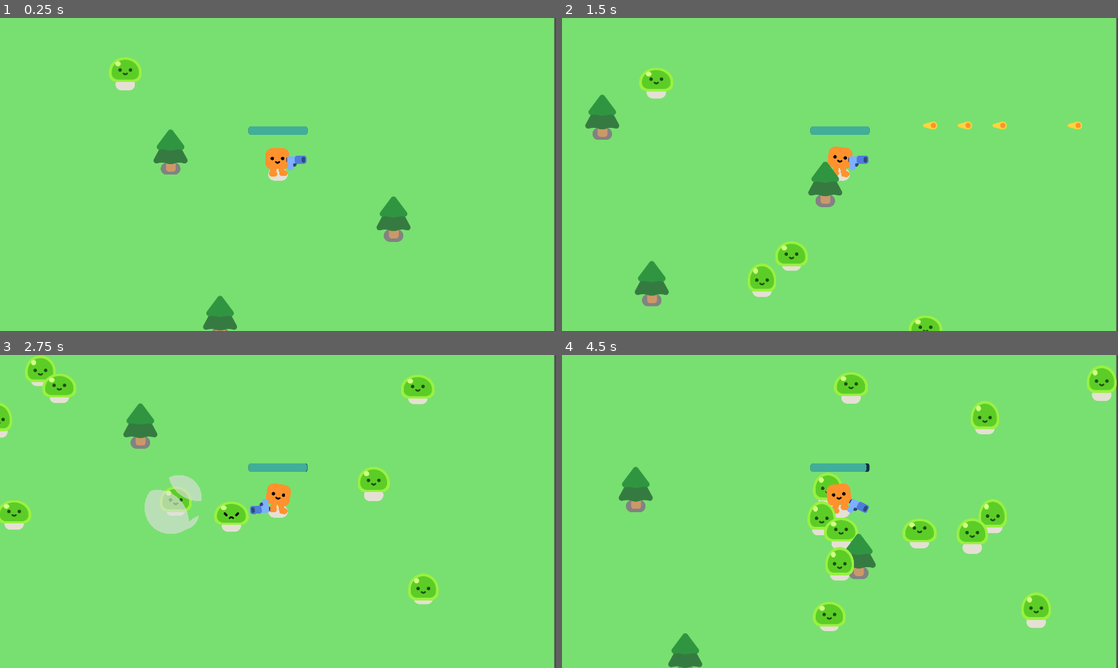
Above: before the commit, frames 1-4 (two rows, left to right).
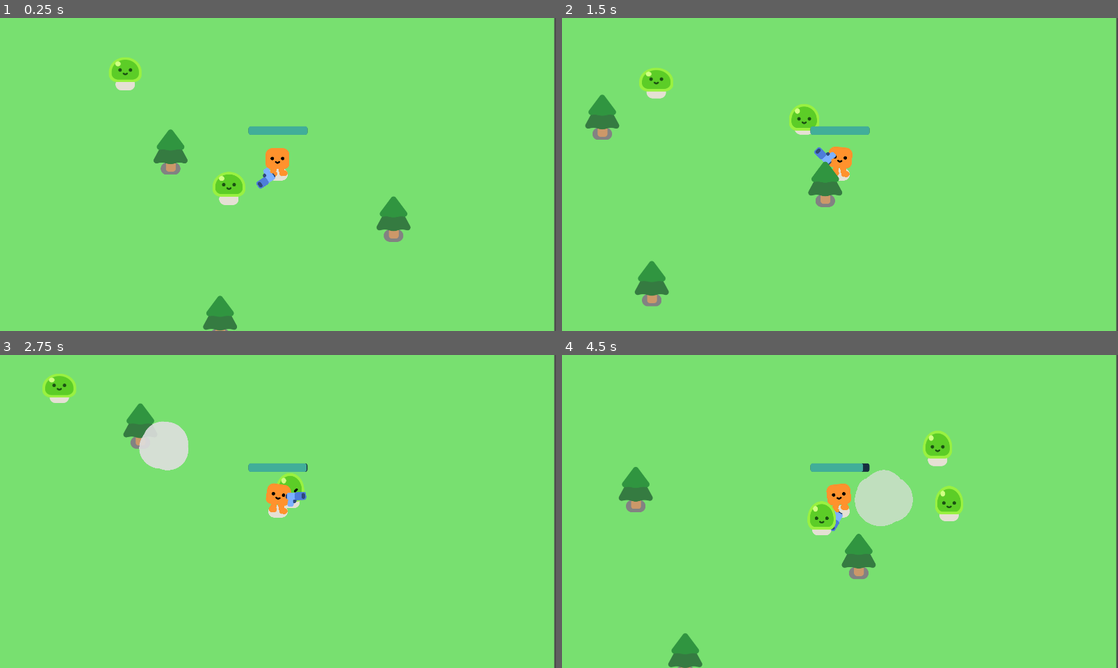
Above: after the commit, the same moments.

Repository: SK1PPR/byog24
Game: Godot game, scene res://survivor_game.tscn
Same seed, same stepped clock (60 frames per second), same inputs: the game is played once before the commit and once after it.
Inputs:
- Up to frame 1 (0.25 s): no input
- Up to frame 2 (1.5 s): hold D (move_right) 0.53-1.28 s; hold S (move_down) from 1.28 s (still down)
- Up to frame 3 (2.75 s): release S (move_down) at 2.03 s; hold D (move_right) from 2.03 s (still down)
- Up to frame 4 (4.5 s): release D (move_right) at 2.78 s; hold W (move_up) 2.78-3.53 s; hold A (move_left) from 3.53 s (still down)

The runs differ from the first frame. In frame 1, 0.7% of the frame differs, in the area x 38-56%, y 44-60%; in frame 2, 2.0%; in frame 3, 5.7%; in frame 4, 7.2%, in the area x 45-100%, y 3-89%.

Commit message:
Adds wave generator

Diff:
--- /dev/null
+++ b/WaveManager/wave_manager.gd
@@ -0,0 +1,73 @@
+extends Node
+
+@export var innerRadius: float
+@export var outerRadius: float
+
+@export var enemies: Array[Resource]
+
+@onready var player := $"../Player"
+@onready var timer := $Timer
+
+signal wave_ended()
+
+class Wave:
+	var totalEnemies: int
+	var enemyNumbers: Array[int]
+	var avgSpawnRate: float
+
+	func _init(nums: Array[int], spawnRate: float) -> void:
+		enemyNumbers = nums
+		totalEnemies = nums.size()
+		avgSpawnRate = spawnRate
+
+var currentWave: int
+var waves: Array[Wave]
+
+# For _on_timer_timeout_function
+var cur_ind: int
+var enemyOrder: Array[Resource]
+var currentWaitTime: float
+
+func _ready() -> void:
+	# Sorry Hardcode :(
+	waves.append(Wave.new([10, 0, 0, 0], 1)) # Wave 1
+	waves.append(Wave.new([10, 0, 0, 0], 2)) # Wave 2
+	waves.append(Wave.new([10, 0, 0, 0], 3)) # Wave 3
+	waves.append(Wave.new([10, 0, 0, 0], 4)) # Wave 4
+	waves.append(Wave.new([10, 0, 0, 0], 5)) # Wave 5
+
+func get_random_wait_time(avgWaitTime: float) -> float:
+	return randf_range(0.7 * avgWaitTime, 1.3 * avgWaitTime)
+
+func get_random_spawn_cords() -> Vector2:
+	var random_r := randf_range(innerRadius, outerRadius)
+	var random_theta := randf_range(0, 2 * PI)
+	var pos: Vector2 = player.position
+	var x := pos[0] + random_r * cos(random_theta)
+	var y := pos[1] + random_r * sin(random_theta)
+	return Vector2(x, y)
+
+func start_wave(waveNum: int):
+	var avgWaitTime := 1 / waves[waveNum].avgSpawnRate
+	var curWave: Wave = waves[waveNum]
+	var enemyOrderTemp: Array[Resource]
+	for i in range(curWave.enemyNumbers.size()):
+		for j in range(curWave.enemyNumbers[i]):
+			enemyOrderTemp.append(enemies[i]);
+	enemyOrderTemp.shuffle()
+	enemyOrder = enemyOrderTemp
+	cur_ind = 0
+	currentWaitTime = avgWaitTime
+	print(enemyOrder.size())
+	_on_timer_timeout()
+
+func _on_timer_timeout() -> void:
+	var newEnemy = enemyOrder[cur_ind].instantiate()
+	newEnemy.global_position = get_random_spawn_cords()
+	get_parent().add_child(newEnemy)
+	cur_ind += 1
+	if cur_ind >= enemyOrder.size():
+		emit_signal("wave_ended")
+	else:
+		timer.wait_time = get_random_wait_time(currentWaitTime)
+		timer.start()
--- a/survivor_game.gd
+++ b/survivor_game.gd
@@ -1,14 +1,17 @@
 extends Node2D
 
-func spawn_mob():
-	var new_mob = preload("res://mob.tscn").instantiate()
-	%PathFollow2D.progress_ratio = randf()
-	new_mob.global_position = %PathFollow2D.global_position
-	add_child(new_mob)
+#func spawn_mob():
+	#var new_mob = preload("res://mob.tscn").instantiate()
+	#%PathFollow2D.progress_ratio = randf()
+	#new_mob.global_position = %PathFollow2D.global_position
+	#add_child(new_mob)
+#
+#
+#func _on_timer_timeout():
+	#spawn_mob()
 
-
-func _on_timer_timeout():
-	spawn_mob()
+func _ready() -> void:
+	$WaveManager.start_wave(0)
 
 
 func _on_player_health_deplete():
--- a/survivor_game.tscn
+++ b/survivor_game.tscn
@@ -1,9 +1,10 @@
-[gd_scene load_steps=6 format=3 uid="uid://b2jg56y1u5tmf"]
+[gd_scene load_steps=7 format=3 uid="uid://b2jg56y1u5tmf"]
 
 [ext_resource type="Script" path="res://survivor_game.gd" id="1_5e3k3"]
 [ext_resource type="PackedScene" uid="uid://fodxm0v5s6gy" path="res://player.tscn" id="1_jaq02"]
 [ext_resource type="PackedScene" uid="uid://celgfccesovw7" path="res://tree.tscn" id="2_y1j85"]
 [ext_resource type="PackedScene" uid="uid://deondmpipecw3" path="res://mob.tscn" id="3_fcxp3"]
+[ext_resource type="Script" path="res://WaveManager/wave_manager.gd" id="5_k8rdd"]
 
 [sub_resource type="Curve2D" id="Curve2D_553bb"]
 _data = {
@@ -78,5 +79,15 @@
 theme_override_font_sizes/font_size = 200
 text = "Game Over"
 
+[node name="WaveManager" type="Node" parent="."]
+script = ExtResource("5_k8rdd")
+innerRadius = 50.0
+outerRadius = 500.0
+enemies = Array[Resource]([ExtResource("3_fcxp3"), ExtResource("3_fcxp3"), ExtResource("3_fcxp3"), ExtResource("3_fcxp3")])
+
+[node name="Timer" type="Timer" parent="WaveManager"]
+one_shot = true
+
 [connection signal="health_deplete" from="Player" to="." method="_on_player_health_deplete"]
 [connection signal="timeout" from="Timer" to="." method="_on_timer_timeout"]
+[connection signal="timeout" from="WaveManager/Timer" to="WaveManager" method="_on_timer_timeout"]
